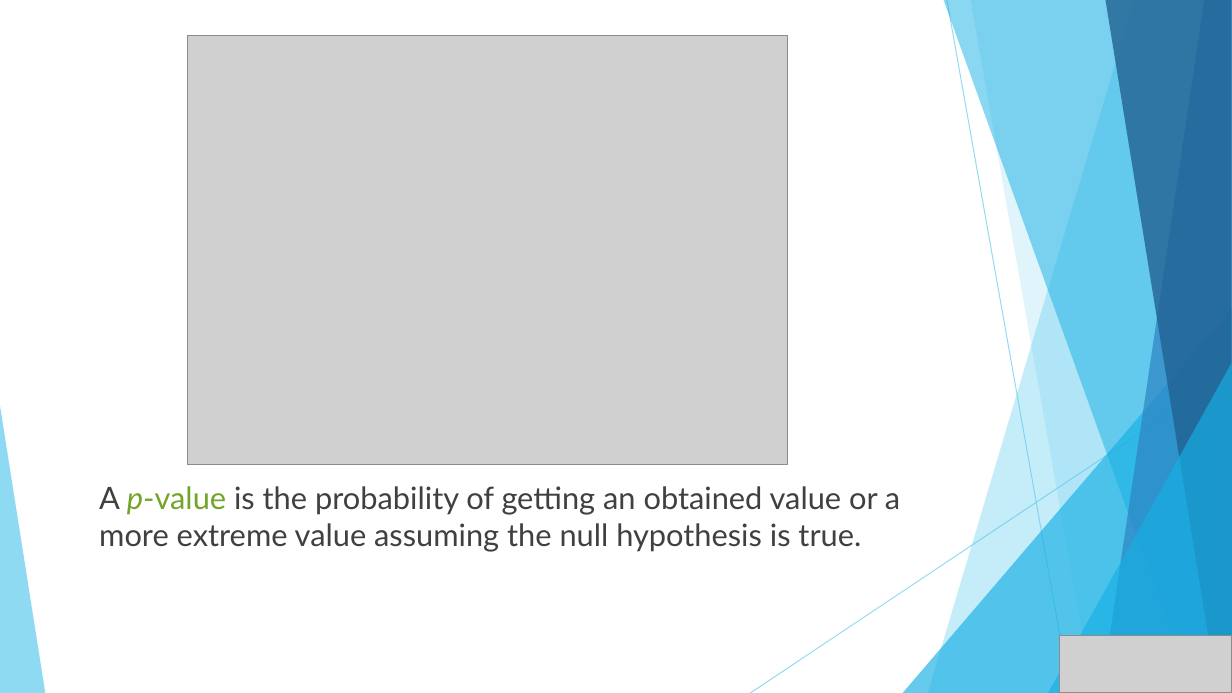
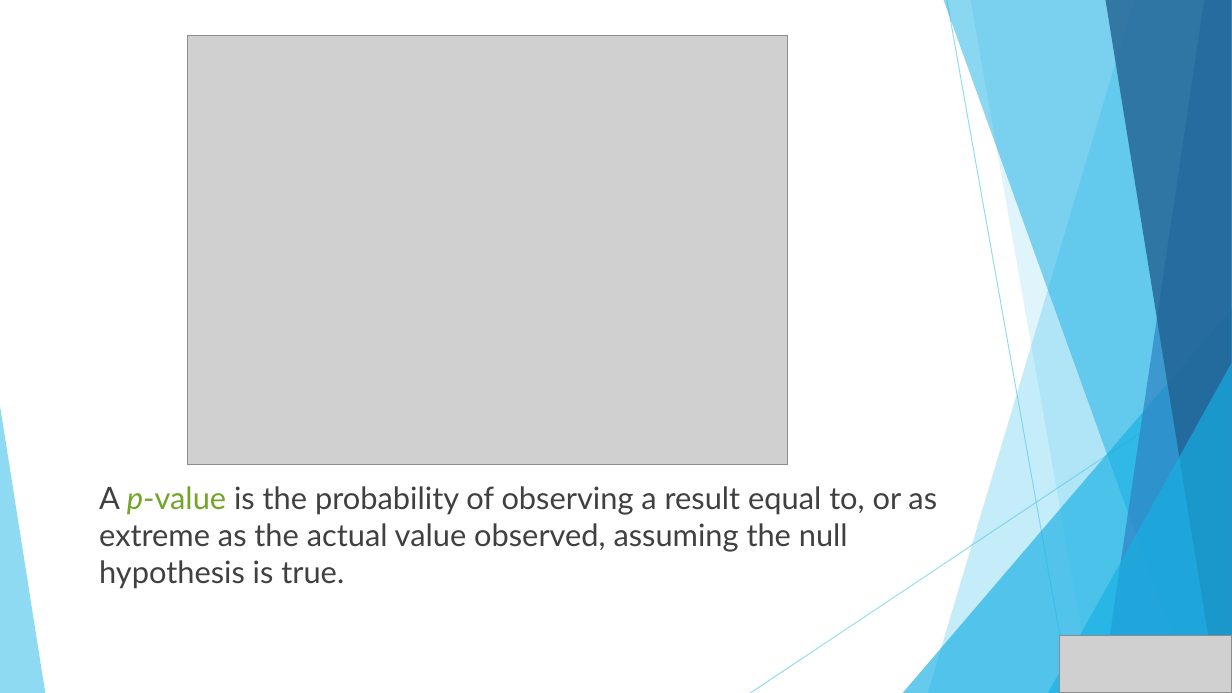
Before and after one commit to mydatastory/clinics, a slide deck: slide 14 of _toothpaste/toothpaste_story_clinic.pptx. Drawn at 1232x693 pixels with LibreOffice and Linux fonts; fonts in the diff are those of the drawing; grey boxes stand for pictures. Boxes give left, top, right and bottom in pixels: in the first picture for what was removed or moved away, otherwise in the second. Text is boxed around its words. In the diff, an @@ line names an element or a change of style, - is before the commit and + after.

```diff
--- a/_toothpaste/toothpaste_story_clinic.pptx
+++ b/_toothpaste/toothpaste_story_clinic.pptx
@@ text at [99,486,937,589]: text changed @@
-A p-value is the probability of getting an obtained value or a more extreme value assuming the null hypothesis is true.
+A p-value is the probability of observing a result equal to, or as extreme as the actual value observed, assuming the null hypothesis is true.
```
